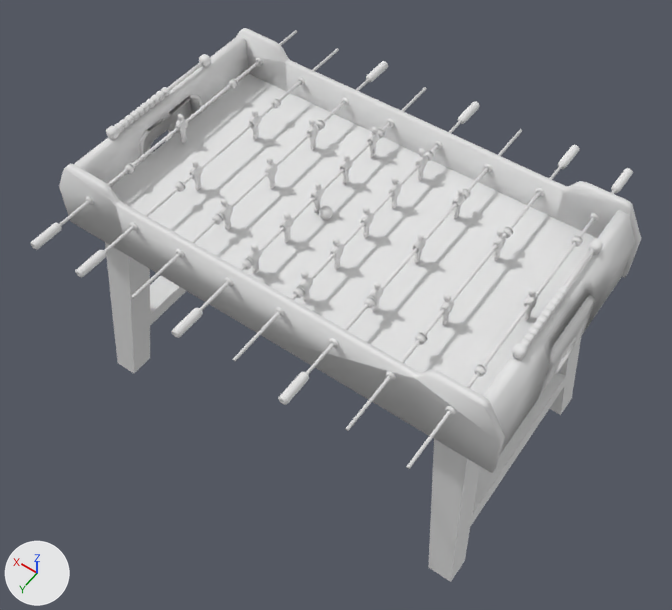
The OBJ model 3DModels/blendswap-cc-0/blendswap-cc-0/table_football/table_football.obj as it was, and as the next commit left it.
Before and after are seen from a 50 mm lens placed at (-107.1, 154.6, 246.2), pointed at (1.0, 3.3, 8.4). The lights are fixed; the arrows at lower left show +X, +Y and +Z. Where no turn or scale is listed for an object, it has been applied to the vertices. Vertices at the same position are counted once.

The first picture shows 'end_wall_Circle', 'handle.a.b_Cylinder.010', 'handle.a.r_Cylinder.013', 'handle.d.b_Cylinder.014', 'handle.d.r_Cylinder.009', 'handle.g.b_Cylinder.015', 'handle.m.r_Cylinder.011', 'pitch_Plane', 'player.m.b_Cube.006', 'player.m.r_Cube.004', 'sides_Cube', 'table_legs_Plane.001'.
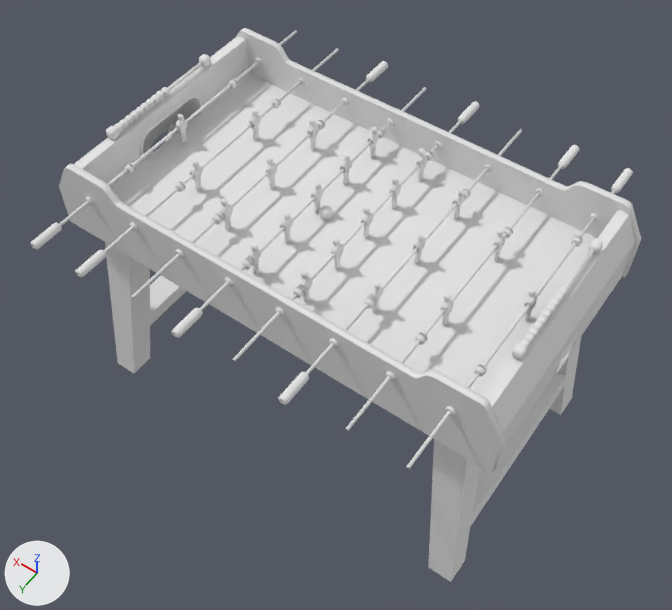
Boxes [x1, y1, x2, y2] around the edits, measured in the pictures (672 x 610 px):
part 1 of me_end_wall_circle, shading changed
    both: [77, 36, 635, 454]
part 2 of me_sides_cube, shading changed
    both: [59, 62, 567, 473]

The change, as a list of edits to the scene's bpy script:
```text
Change me_end_wall_circle:
    where me_end_wall_circle.from_pydata(...)  # 382 vertices, 396 faces; spans x -73.1..75.3, y -39.9..39.5, z 33.5..57.3
    used by ob_end_wall_circle; location = (0.0, 0.0, 0.0)
    me_end_wall_circle part 1: 180 kept faces spanning x -73.1..75.3, y -39.9..39.5, z 33.5..57.3 are now shaded flat
Change me_sides_cube:
    where me_sides_cube.from_pydata(...)  # 144 vertices, 96 faces; spans x -74.0..76.0, y -41.0..40.0, z 33.0..60.0
    used by ob_sides_cube; location = (0.0, 0.0, 0.0)
    me_sides_cube part 2: 18 kept faces spanning x -74.0..76.0, y -41.0..40.0, z 33.0..60.0 are now shaded flat
```
